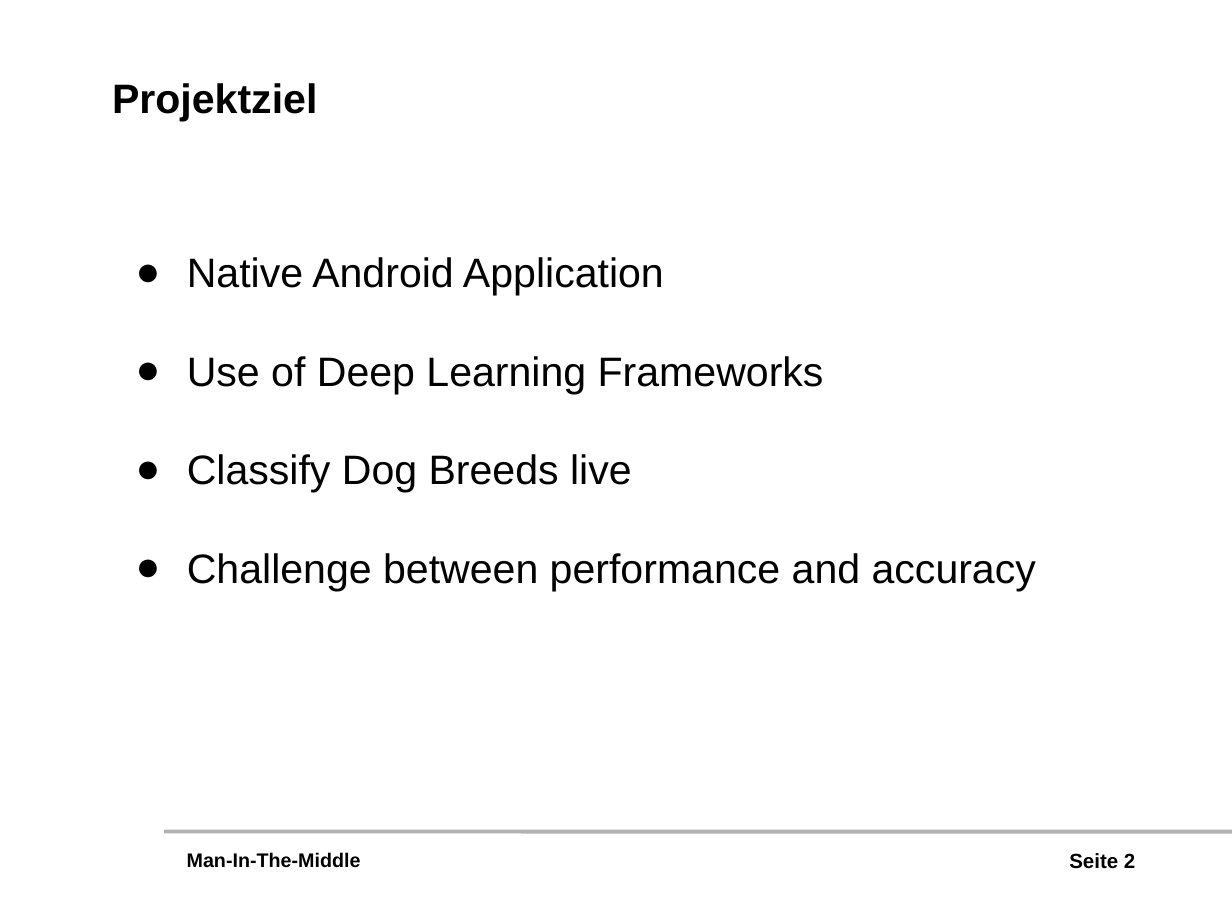
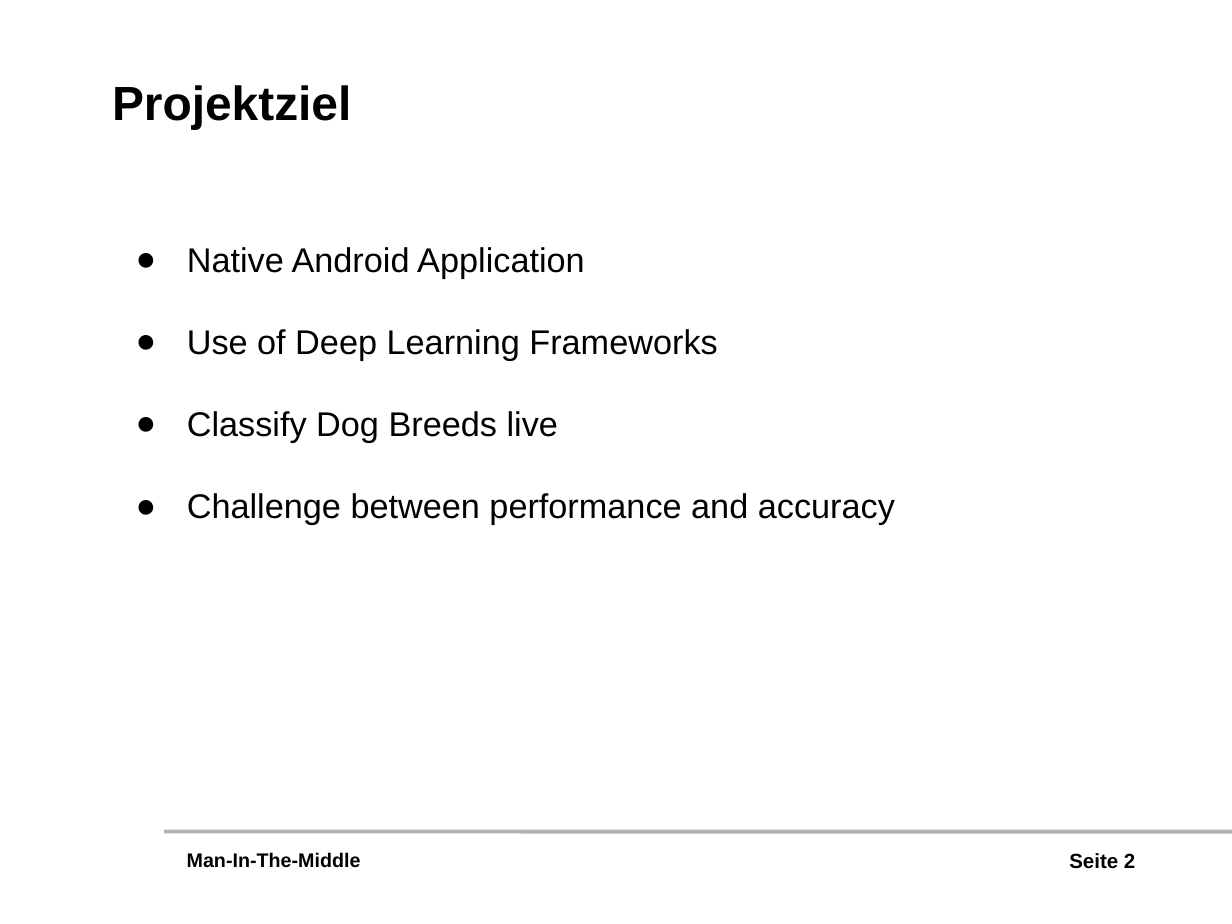
Before and after one commit to awilsee/dl, a slide deck: slide 2 of Präsentation/Präsentation.pptx. Drawn at 1232x924 pixels with LibreOffice and Linux fonts; fonts in the diff are those of the drawing; background and template pictures are left out. Boxes give left, top, right and bottom in pixels: in the first picture for what was removed or moved away, otherwise in the second. Text is boxed around its words. In the diff, an @@ line names an element or a change of style, - is before the commit and + after.

Commit message:
Text Size

```diff
--- a/Präsentation/Präsentation.pptx
+++ b/Präsentation/Präsentation.pptx
@@ text "Projektziel" at (112,85,351,129): size 24 to 28 pt @@
@@ text "Native Android Application" at (187,247,895,525): size 24 to 20 pt @@
```
Also in this commit, not shown: 2 other slides changed.
